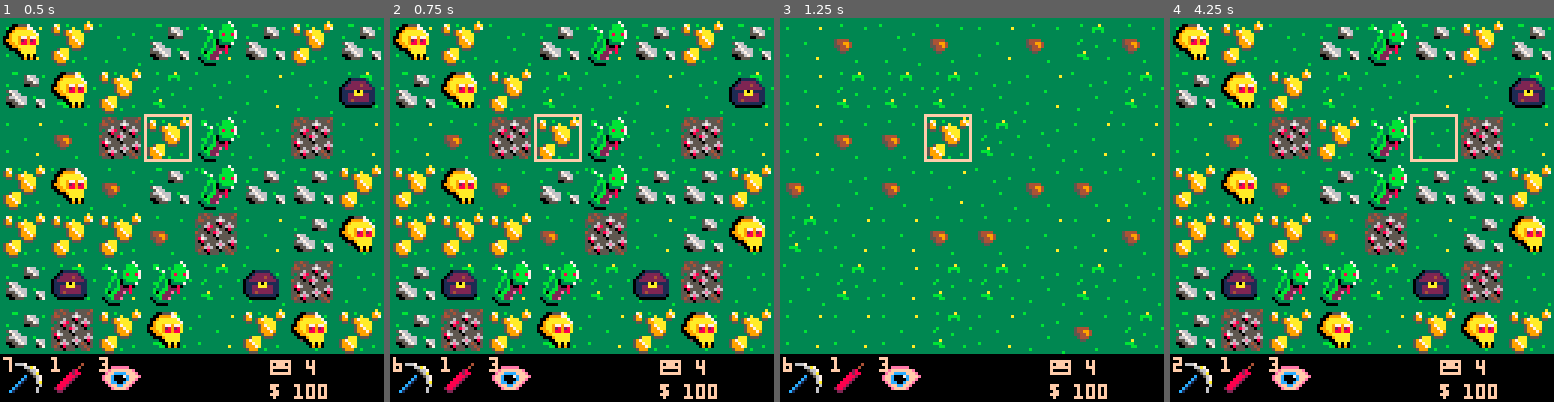
Above: before the commit, frames 1-4 (left to right).
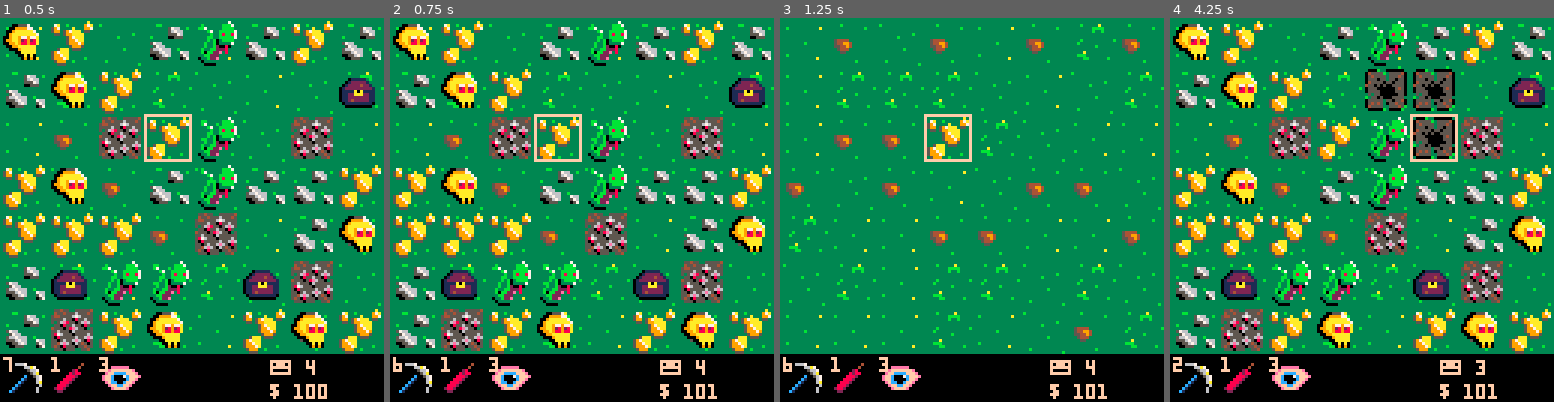
Above: after the commit, the same moments.

Repository: seanpackham/lost-and-found
Game: PICO-8 cartridge main.p8
Two runs of this game, one before a commit and one after it. Both use one fixed random seed, a clock stepped at 60 frames per second and the inputs below.
Inputs:
- Up to frame 1 (0.5 s): tap X (X key) at 0.33 s
- Up to frame 2 (0.75 s): tap O (Z key) at 0.7 s
- Up to frame 3 (1.25 s): tap X (X key) at 1.07 s
- Up to frame 4 (4.25 s): hold Right 1.6-2.1 s; tap O (Z key) every 0.4 s from 1.7 to 4.1 s; tap X (X key) at 1.85, 2.97, 4.08 s; hold Up 2.15-2.42 s; hold Right 2.47-3.03 s; hold Left 3.08-3.58 s; hold Down 3.63-3.97 s; hold Right from 4.02 s (still down)

Frame 1 is identical in both runs. In frame 2, less than 0.1% of the frame differs, in the area x 82-86%, y 95-99%; in frame 3, less than 0.1%; in frame 4, 3.4%, in the area x 50-86%, y 12-99%.

Commit message:
damage and money

Diff:
--- a/main.p8
+++ b/main.p8
@@ -31,6 +31,24 @@
 
 c = {x=4, y=3}
 
+
+-- special item
+
+key = {
+	treasure=true,
+	name="key",
+	p=1,
+	value=1,
+	s=36
+}
+
+dug = {
+	name="dug",
+	p=1,
+	value=1,
+	s=46
+}
+
 -- grass
 
 add(grass, {
@@ -65,16 +83,6 @@
 	s=10
 })
 
--- special item
-
-key = {
-	treasure=true,
-	name="key",
-	p=1,
-	value=1,
-	s=36
-}
-
 -- random spawn tiles
 
 add(tiles, {
@@ -107,7 +115,7 @@
 	treasure=true,
 	name="skull",
 	p=1,
-	damage=3,
+	value=3,
 	s=64
 })
 
@@ -246,20 +254,25 @@
 		if tile.dug then
 			-- play already dug sound
 		else
-			sfx(3)
+			world[c.x][c.y].dug=true
 			inventory[selected].uses-= 1
-			world[c.x][c.y].dug=true
-
-			if tile.treasure then
-				-- play treasure sound
-				money += tile.value
-			end
-			if tile.trap then
-				-- play trap sound
-				workers -= tile.damage
+
+			-- just grass
+			if not tile.t then
+				sfx(3)
+			else
+
+				if tile.t.treasure then
+					-- play treasure sound
+					money += tile.t.value
+				end
+				if tile.t.trap then
+					-- play trap soundz
+					workers -= tile.t.damage
+				end
+
 			end
 		end
-
 	end
 
 	if (not xx and btn(5)) then
@@ -297,9 +310,16 @@
 			sy=flr(s/32)*16
 			draw_sprite(s, tx*16, ty*16)
 
-			if debug or world[x][y].dug then
-				if world[x][y].t then
-					s=world[x][y].t.s
+			tile=world[x][y]
+
+			if debug or tile.dug then
+				if tile.t then
+					s=tile.t.s
+					sx=(s%32)*8
+					sy=flr(s/32)*16
+					draw_sprite(s, tx*16, ty*16)
+				elseif tile.dug then
+					s=dug.s
 					sx=(s%32)*8
 					sy=flr(s/32)*16
 					draw_sprite(s, tx*16, ty*16)
